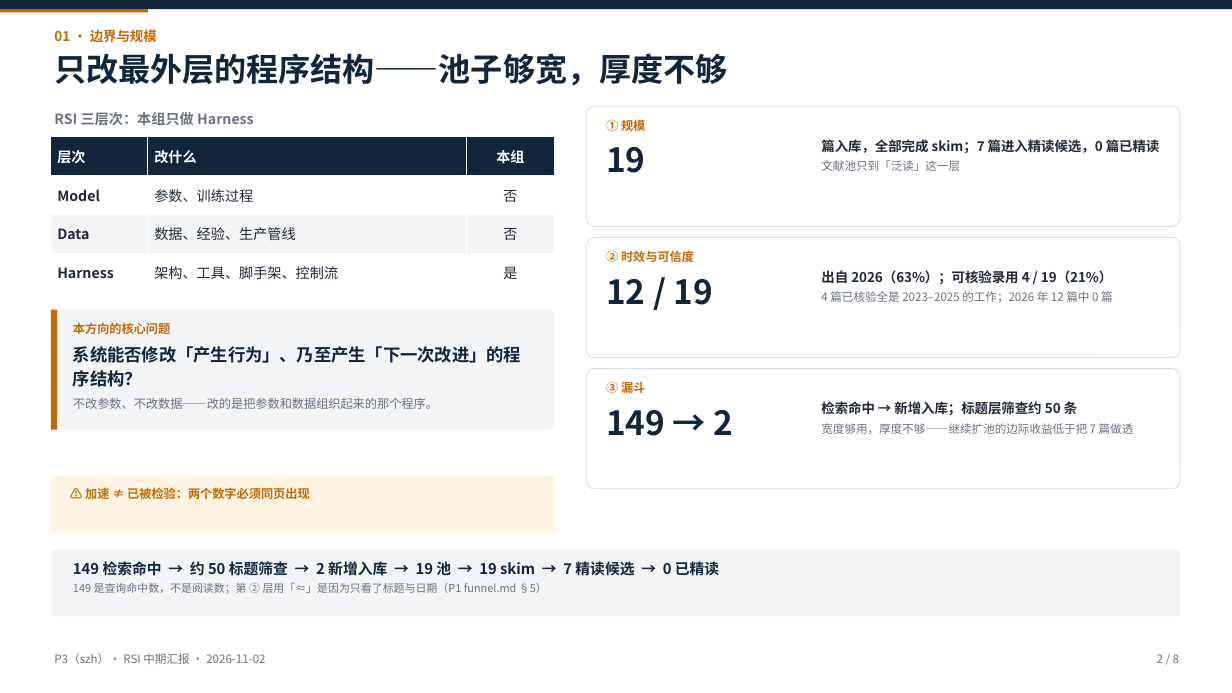
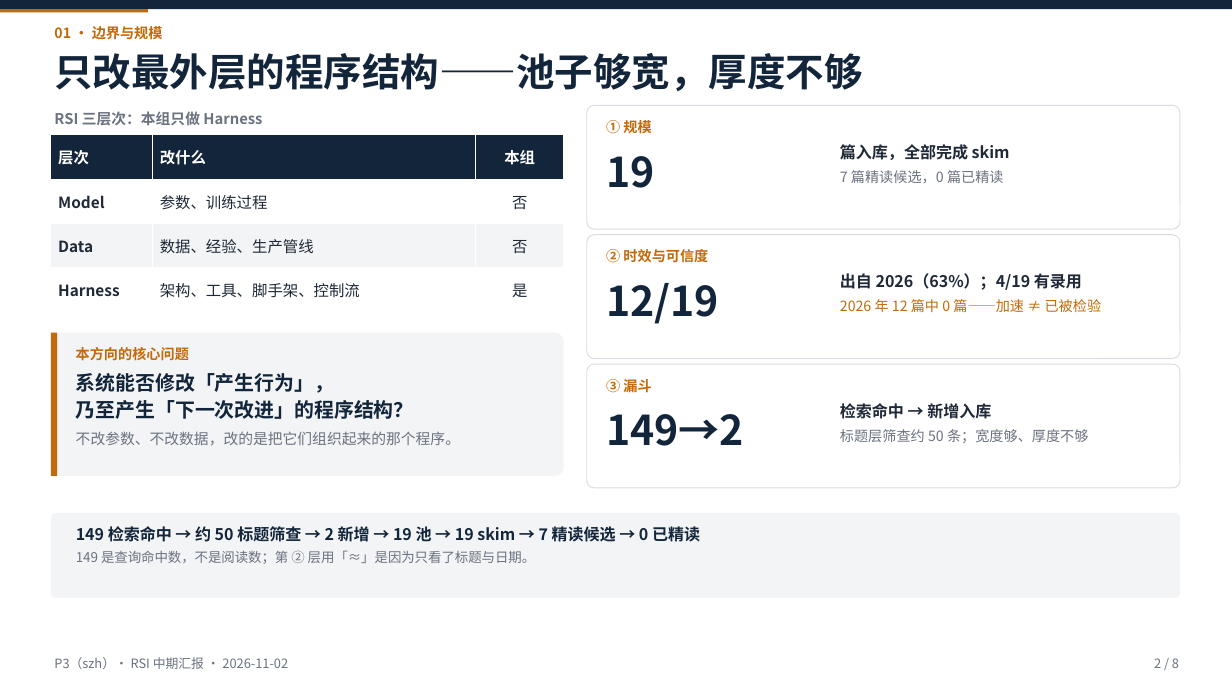
Before and after one commit to Gray-Su427/RSI_Harness_Reading, a slide deck: slide 2 of midterm/p3/deck-rsi-midterm.pptx. Drawn at 1232x693 pixels with LibreOffice and Linux fonts; fonts in the diff are those of the drawing. Boxes give left, top, right and bottom in pixels: in the first picture for what was removed or moved away, otherwise in the second. Text is boxed around its words. In the diff, an @@ line names an element or a change of style, - is before the commit and + after.

```diff
--- a/midterm/p3/deck-rsi-midterm.pptx
+++ b/midterm/p3/deck-rsi-midterm.pptx
@@ text "01 · 边界与规模" at [54,26,163,39]: size 10.5 to 11 pt @@
@@ text "只改最外层的程序结构——池子够宽，厚度不够" at [54,53,862,91]: size 25 to 30 pt @@
@@ text "RSI 三层次：本组只做 Harness" at [54,111,262,126]: size 11 to 11.5 pt @@
@@ table at [51,135,564,312] @@
@@ size 11 to 12 pt @@
@@ table: place and size @@
-table at [51,137,555,292]
+table at [51,135,564,312]
@@ text "19" at [606,156,654,188]: size 26 to 32 pt @@
@@ text at [840,144,1010,183]: text changed; size 10.5 to 12.5 pt @@
-篇入库，全部完成 skim；7 篇进入精读候选，0 篇已精读
-文献池只到「泛读」这一层
+篇入库，全部完成 skim
+7 篇精读候选，0 篇已精读
@@ text at [606,283,719,324]: text changed; size 26 to 32 pt @@
-12 / 19
+12/19
@@ text at [840,273,1102,312]: text changed; size 9 to 11 pt; text colour #6B7280 to #C26A0B @@
-出自 2026（63%）；可核验录用 4 / 19（21%）
-4 篇已核验全是 2023–2025 的工作；2026 年 12 篇中 0 篇
+出自 2026（63%）；4/19 有录用
+2026 年 12 篇中 0 篇——加速 ≠ 已被检验
@@ rounded rectangle: place and size @@
-rounded rectangle at [51,310,555,430]
+rounded rectangle at [51,333,564,476]
@@ rectangle: place and size @@
-rectangle at [51,310,57,430]
+rectangle at [51,333,57,476]
@@ text "本方向的核心问题": place and size @@
-text "本方向的核心问题" at [73,322,521,409]
+text "本方向的核心问题" at [76,347,460,446]
@@ text at [76,347,189,361]: size 9.5 to 11 pt in "本方向的核心问题" @@
@@ text at [76,373,460,446]: text changed; size 13.5 to 15.5 pt @@
-系统能否修改「产生行为」、乃至产生「下一次改进」的程序结构？
-不改参数、不改数据——改的是把参数和数据组织起来的那个程序。
+系统能否修改「产生行为」，
+乃至产生「下一次改进」的程序结构？
+不改参数、不改数据，改的是把它们组织起来的那个程序。
@@ rounded rectangle: place and size @@
-rounded rectangle at [587,369,1180,489]
+rounded rectangle at [587,364,1180,488]
@@ size 9.5 to 11 pt in 3 elements at [606,118,651,136], [606,249,708,263], [606,379,651,393] @@
@@ text at [606,414,744,446]: text changed; size 26 to 32 pt @@
-149 → 2
+149→2
@@ text at [840,403,1088,443]: text changed; size 9 to 11 pt @@
-检索命中 → 新增入库；标题层筛查约 50 条
-宽度够用，厚度不够——继续扩池的边际收益低于把 7 篇做透
+检索命中 → 新增入库
+标题层筛查约 50 条；宽度够、厚度不够
@@ rounded rectangle removed at [51,476,555,533] @@
@@ text removed at [85,485,310,502] @@
-⚠ 加速 ≠ 已被检验：两个数字必须同页出现
@@ rounded rectangle: place and size @@
-rounded rectangle at [51,550,1180,616]
+rounded rectangle at [51,513,1180,598]
@@ text at [76,524,700,564]: text changed; size 8.5 to 12.5 pt; text colour #6B7280 to #12253A; bold on @@
-149 检索命中 → 约 50 标题筛查 → 2 新增入库 → 19 池 → 19 skim → 7 精读候选 → 0 已精读
-149 是查询命中数，不是阅读数；第 ② 层用「≈」是因为只看了标题与日期（P1 funnel.md §5）
+149 检索命中 → 约 50 标题筛查 → 2 新增 → 19 池 → 19 skim → 7 精读候选 → 0 已精读
+149 是查询命中数，不是阅读数；第 ② 层用「≈」是因为只看了标题与日期。
@@ text "P3（szh）· RSI 中期汇报 · 2026-11-02" at [54,657,288,669]: size 9 to 10 pt @@
@@ text "2 / 8" at [1154,658,1179,668]: size 9 to 10 pt @@
```
Also in this commit, not shown: 7 other slides changed, 3 other files.
